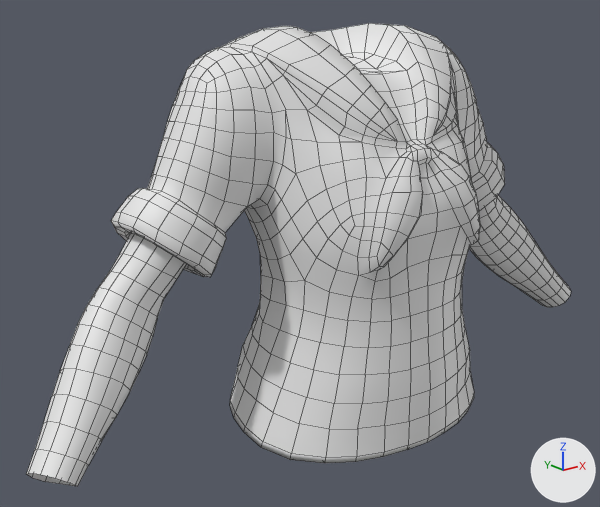
Before and after pictures for a commit that changed the FBX model Assets/BoZo_StylizedModularCharacters/Outfits/Base/Top/Outfit_Top_Seifuku/BSMC_Outfit_Top_SeifukuShort.fbx.
Rendered twice from a 50 mm camera at (-0.653, -0.73, 1.533) aimed at (-0.058, 0.014, 1.235). Lighting does not change. The marker at lower right points along +X, +Y and +Z. Mesh edges are drawn as thin lines. Materials are left out; every surface is plain grey. Where no turn or scale is listed for an object, it has been applied to the vertices.

The first picture shows 'BSMC_Outfit_Top_SeifukuShort'.
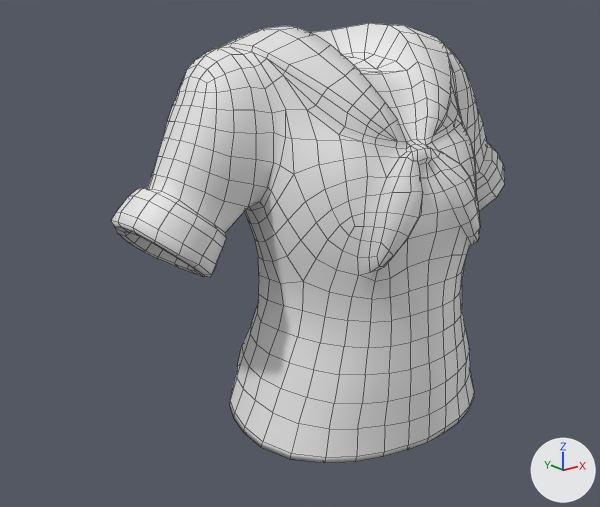
Boxes (x1, y1, x2, y2) around the edits, measured in the pictures (600 x 507 px; the box of a moved part takes in the faces that stretch with it):
'BSMC_Outfit_Top_SeifukuShort', reshaped (28% narrower)
    before: (26, 23, 571, 486)
    after: (111, 23, 505, 463)
part 1 of me_mesh, deleted
    before: (469, 195, 571, 307)
part 2 of me_mesh, deleted
    before: (26, 233, 186, 486)
part 3 of me_mesh, moved or reshaped
    both: (214, 76, 407, 453)
part 4 of me_mesh, moved or reshaped
    before: (432, 68, 479, 180)
    after: (432, 68, 479, 191)

The change, as a list of edits to the scene's bpy script:
```text
Change me_mesh:
    used by ob_bsmc_outfit_top_seifukushort; location = (0.0, 0.0, 0.0)
    remove me_mesh.from_pydata(...)  # 1497 vertices, 1520 faces; spans x -0.423..0.423, y -0.154..0.114, z 1.031..1.498
    add me_mesh.from_pydata(...)  # 1153 vertices, 1200 faces; spans x -0.287..0.287, y -0.154..0.114, z 1.031..1.498
    me_mesh part 1: the loose piece of 172 vertices spanning x 0.198..0.423, y -0.064..0.063, z 1.073..1.316 is deleted
    me_mesh part 2: the loose piece of 172 vertices spanning x -0.423..-0.198, y -0.064..0.063, z 1.073..1.316 is deleted
    me_mesh part 3
    9 vertices in x -0.162..-0.056, y -0.133..-0.045, z 1.141..1.418 move by (-0.001, -0.001, 0.0)
    6 vertices in x -0.149..-0.094, y -0.019..0.065, z 1.082..1.215 move by (-0.001, 0.001, 0.0)
    6 vertices in x -0.145..-0.119, y -0.068..0.015, z 1.083..1.202 move by (-0.002, 0.0, 0.0)
    4 vertices in x -0.151..-0.112, y -0.089..0.038, z 1.082..1.283 move by (-0.001, 0.0, 0.0)
    4 vertices in x -0.113..-0.11, y 0.021..0.029, z 1.169..1.261 move by (-0.002, 0.001, 0.0)
    4 vertices in x -0.113..-0.085, y -0.125..-0.093, z 1.29..1.403 move by (-0.002, -0.002, 0.0)
    67 vertices move from x -0.164..-0.056, y -0.135..0.066, z 1.111..1.396 to x -0.164..-0.056, y -0.135..0.067, z 1.112..1.396
    me_mesh part 4
    7 vertices in x 0.056..0.162, y -0.133..-0.045, z 1.268..1.418 move by (0.001, -0.001, 0.0)
    6 vertices in x 0.094..0.149, y -0.019..0.065, z 1.082..1.215 move by (0.001, 0.001, 0.0)
    4 vertices in x 0.116..0.151, y -0.088..0.038, z 1.082..1.283 move by (0.001, 0.0, 0.0)
    4 vertices in x 0.119..0.142, y -0.068..0.015, z 1.083..1.202 move by (0.002, 0.0, 0.0)
    4 vertices in x 0.11..0.113, y 0.021..0.029, z 1.169..1.261 move by (0.002, 0.001, 0.0)
    4 vertices in x 0.085..0.113, y -0.125..-0.093, z 1.29..1.403 move by (0.002, -0.002, 0.0)
    70 vertices move from x 0.056..0.164, y -0.135..0.066, z 1.111..1.396 to x 0.056..0.164, y -0.135..0.067, z 1.112..1.396
```
